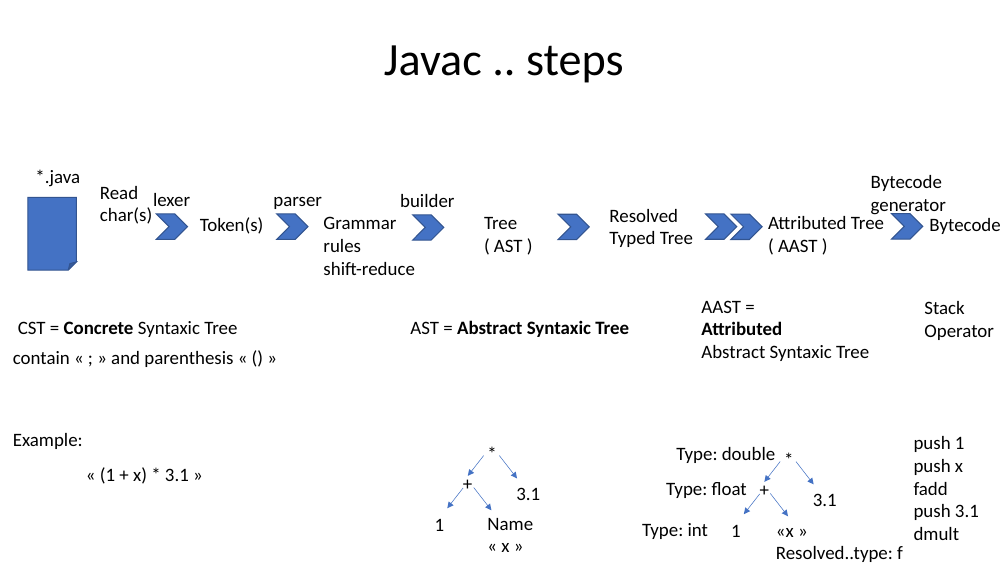
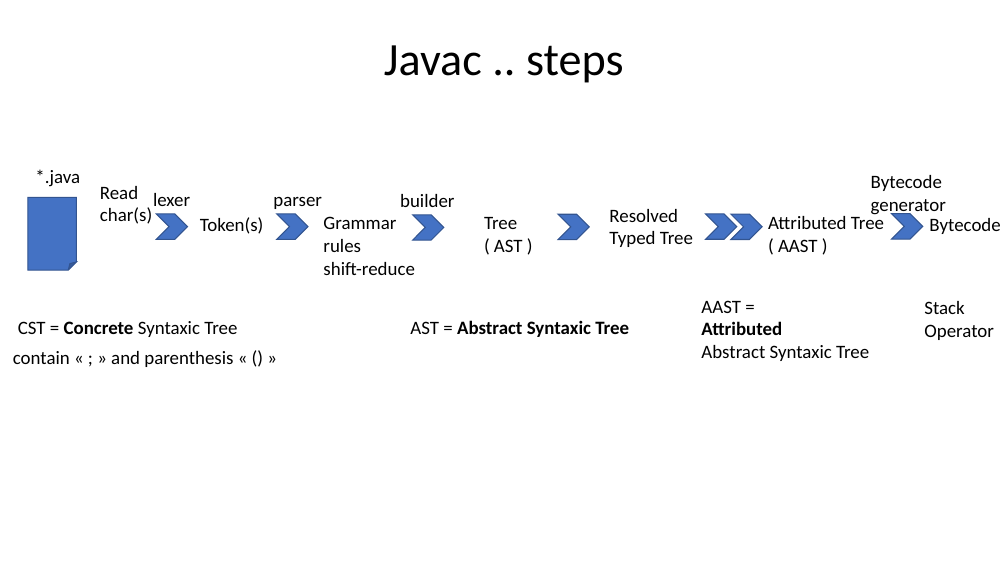
Before and after one commit to Arnaud-Nauwynck/presentations, a slide deck: slide 6 of java/Java-Langage-JRE-Internal-Basics.pptx. Drawn at 1008x567 pixels with LibreOffice and Linux fonts; fonts in the diff are those of the drawing. Boxes give left, top, right and bottom in pixels: in the first picture for what was removed or moved away, otherwise in the second. Text is boxed around its words. In the diff, an @@ line names an element or a change of style, - is before the commit and + after.

```diff
--- a/java/Java-Langage-JRE-Internal-Basics.pptx
+++ b/java/Java-Langage-JRE-Internal-Basics.pptx
@@ text removed at bbox=[13, 433, 83, 449] @@
-Example:
@@ text removed at bbox=[480, 438, 505, 468] @@
-*
@@ text removed at bbox=[676, 447, 775, 463] @@
-Type: double
@@ text removed at bbox=[777, 444, 802, 474] @@
-*
@@ text removed at bbox=[914, 436, 979, 540] @@
-push 1
-push x
-fadd
-push 3.1
-dmult
@@ text removed at bbox=[100, 467, 189, 484] @@
-« (1 + x) * 3.1 »
@@ text removed at bbox=[456, 468, 481, 498] @@
-+
@@ arrow removed from (484, 456) to (468, 476) @@
@@ arrow removed from (500, 456) to (517, 479) @@
@@ text removed at bbox=[752, 474, 777, 504] @@
-+
@@ arrow removed from (780, 462) to (765, 482) @@
@@ arrow removed from (796, 462) to (814, 485) @@
@@ arrow removed from (464, 488) to (448, 508) @@
@@ arrow removed from (474, 488) to (492, 510) @@
@@ text removed at bbox=[516, 487, 540, 500] @@
-3.1
@@ text removed at bbox=[666, 482, 747, 498] @@
-Type: float
@@ arrow removed from (760, 494) to (744, 514) @@
@@ arrow removed from (771, 494) to (788, 516) @@
@@ text removed at bbox=[813, 493, 837, 506] @@
-3.1
@@ text removed at bbox=[435, 519, 445, 531] @@
-1
@@ text removed at bbox=[487, 518, 533, 552] @@
-Name « x »
@@ text removed at bbox=[642, 523, 708, 539] @@
-Type: int
@@ text removed at bbox=[731, 525, 741, 537] @@
-1
@@ text removed at bbox=[776, 528, 903, 562] @@
-«x »
-Resolved..type: f
```
Also in this commit, not shown: 6 other slides changed, 16 slides added, 1 slide removed, 3 other files.
